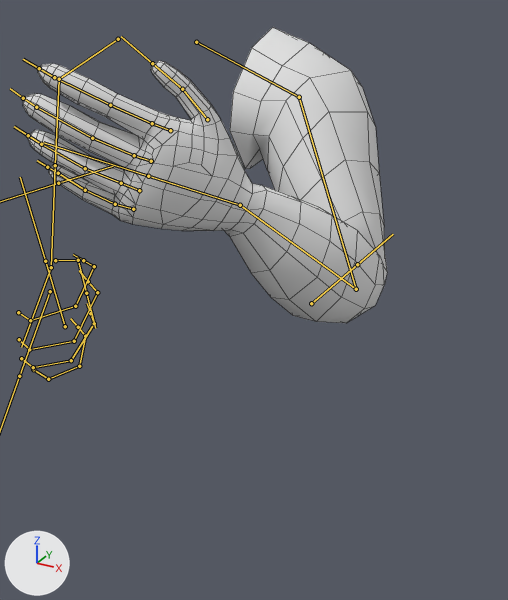
The FBX model Assets/Art/Models/BracoL.fbx, before and after one commit.
Camera for both pictures: a 50 mm lens placed at (7.84, -10.92, 18.85), pointed at (3.2, -2.48, 14.63). The lights are fixed; the arrows at lower left show +X, +Y and +Z. Both versions are drawn at frame 1 of the action 'Armature|EmptyAction'; the numbers are the values there. The bones that bend it are drawn over the model as lines. Mesh edges are drawn as thin lines.

Names of what the first picture shows: 'Braco_L'.
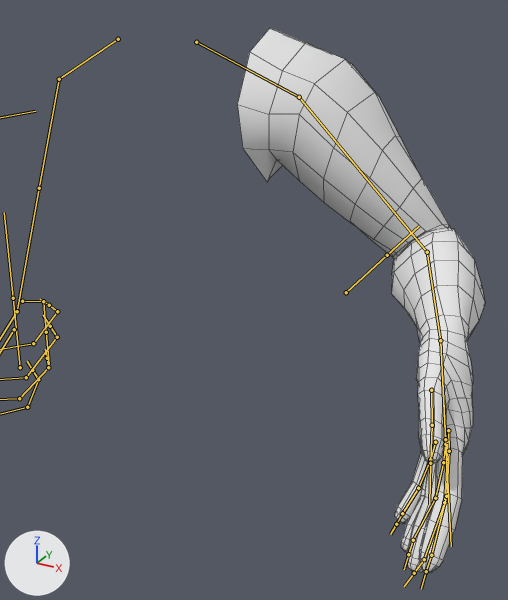
Location of each change, [x1, y1, x2, y2] in pixels of the pictures (508 x 600 px):
'Braco_L', posed (32% narrower, 84% taller)
    before: [23, 27, 387, 323]
    after: [237, 28, 485, 573]
bone 'UperArm_L', root to tip
    before: (299, 97) to (356, 289)
    after: (299, 97) to (427, 252)
bone 'LowerArm_L', root to tip
    before: (356, 289) to (240, 205)
    after: (427, 252) to (440, 340)
bone 'Hand_L', root to tip
    before: (240, 205) to (145, 175)
    after: (440, 340) to (445, 442)

The change, as a list of edits to the scene's bpy script:
```text
Change bone_uperarm_l:
    where bone_uperarm_l = bpy.data.objects['Armature'].pose.bones['UperArm_L']  # child of 'Shoulder_L'
    bone_uperarm_l.rotation_quaternion: (0.989, -0.113, -0.073, -0.054) -> (0.987, 0.126, -0.073, -0.06)  # degrees (-13, -9, -5) -> degrees (15, -7, -8)
Change bone_lowerarm_l:
    where bone_lowerarm_l = bpy.data.objects['Armature'].pose.bones['LowerArm_L']  # child of 'UperArm_L'
    bone_lowerarm_l.rotation_quaternion: (0.662, -0.731, 0.011, -0.165) -> (0.877, -0.421, 0.023, -0.23)  # degrees (-94, -13, -14) -> degrees (-49, -9, -25)
Change bone_hand_l:
    where bone_hand_l = bpy.data.objects['Armature'].pose.bones['Hand_L']  # child of 'LowerArm_L'
    bone_hand_l.rotation_quaternion: (0.941, 0.033, -0.327, 0.085) -> (0.915, 0.259, -0.266, 0.16)  # degrees (1, -38, 10) -> degrees (28, -35, 11)
```
